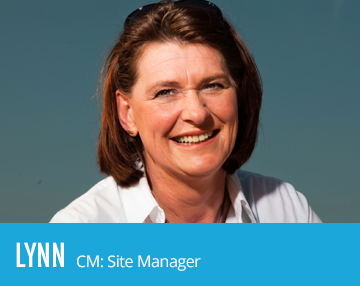
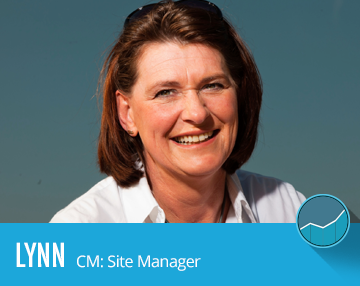
Before/after of a 360 x 286 layered artwork. What changed in the layer stack:
added layer "Vector Smart Object" above "Layer 9" over [296,194,350,248]
added layer "Layer 9" (multiply, 33%) above "Layer 4" over [304,201,360,282]
